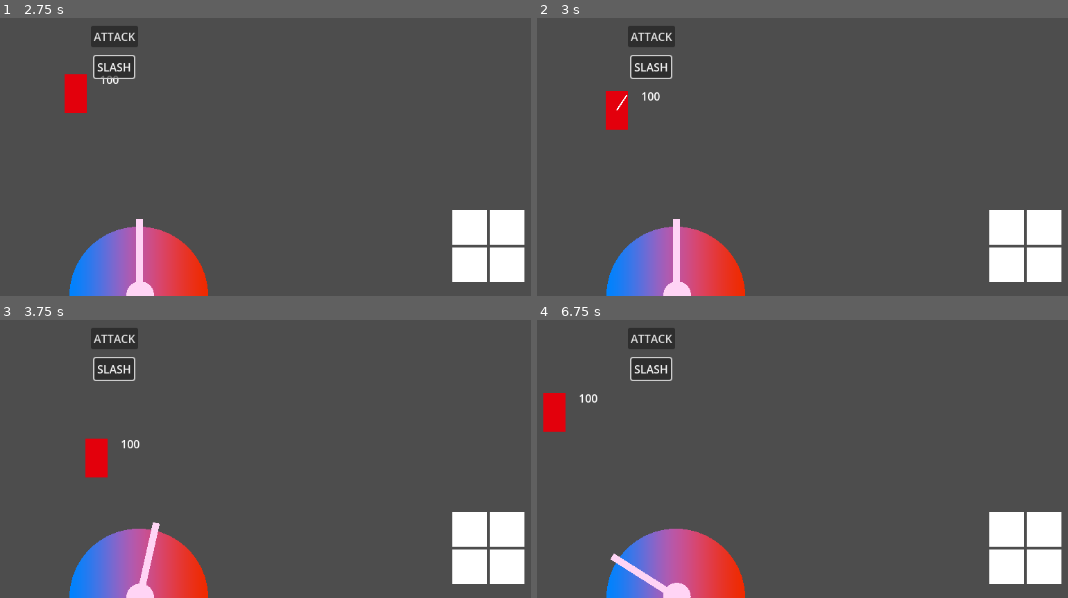
Above: before the commit, frames 1-4 (two rows, left to right).
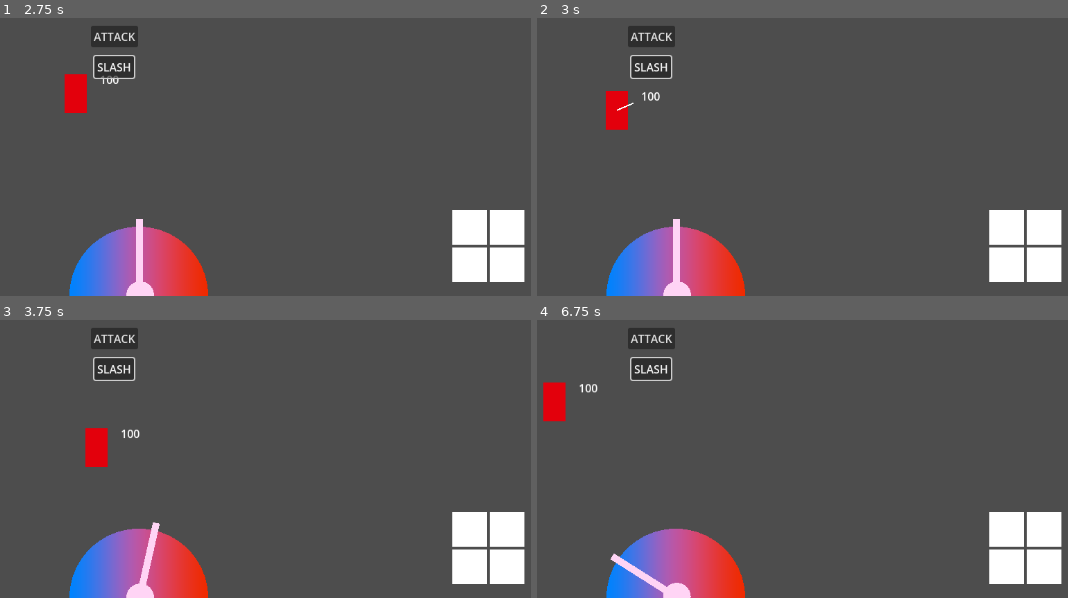
Above: after the commit, the same moments.

Repository: sstrac/androillusion
Game: Godot game, scene res://test.tscn
Two runs of this game, one before a commit and one after it. Both use one fixed random seed, a clock stepped at 60 frames per second and the inputs below.
Inputs (mouse positions are in pixels of both pictures, inside the frame that each line leads up to):
- Up to frame 1 (2.75 s): click "ATTACK" at 0.5 s; click "SLASH" at 1.25 s; tap Enter at 2 s; move the mouse to (313, 48) at 2.02 s; press the mouse at (313, 48) at 2.03 s; hold D (right) from 2.03 s (still down)
- Up to frame 2 (3 s): move the mouse to (outside the picture) at 2.77 s; release D (right) at 2.78 s; release the mouse at (outside the picture) at 2.78 s; hold S (down) from 2.78 s (still down); click (outside the picture) at 2.85 s
- Up to frame 3 (3.75 s): move the mouse to (outside the picture) at 3.52 s; release S (down) at 3.53 s; press the mouse at (outside the picture) at 3.53 s; hold D (right) from 3.53 s (still down); right-click (outside the picture) at 3.6 s
- Up to frame 4 (6.75 s): move the mouse to (637, 464) at 4.27 s; release D (right) at 4.28 s; release the mouse at (637, 464) at 4.28 s; hold W (up) 4.28-5.03 s; click (637, 464) at 4.35 s; move the mouse to (914, 439) at 5.02 s; press the mouse at (914, 439) at 5.03 s; hold A (left) 5.03-6.53 s; move the mouse to (outside the picture) at 5.77 s; release the mouse at (outside the picture) at 5.78 s; right-click (outside the picture) at 5.85 s; click (outside the picture) at 6.05 s; move the mouse to (717, 372) at 6.52 s; press the mouse at (717, 372) at 6.53 s; hold S (down) from 6.53 s (still down)

Frame 1 is identical in both runs. In frame 2, less than 0.1% of the frame differs, in the area x 14-19%, y 27-34%; in frame 3, 0.5%; in frame 4, 0.5%, in the area x 1-12%, y 22-41%.
Error in both runs: Attempt to call function 'attack' in base 'null instance' on a null instance. (res://test.gd:8)

Commit message:
componentise jump combo

Diff:
--- a/character/character.gd
+++ b/character/character.gd
@@ -3,9 +3,7 @@
 class_name Character
 
 const SWORD_SCENE = preload("res://sword/sword.tscn")
-const SLASH1_SCENE = preload("res://sword/slash/slash_down.tscn")
-const SLASH2_SCENE = preload("res://sword/slash/slash_up.tscn")
-const COMBO_ORDERED = [SLASH1_SCENE, SLASH2_SCENE]
+const JUMP_COMBO_SCENE = preload("res://player/jump_combo.tscn")
 
 @onready var label = get_node('Label')
 @onready var anim = get_node("AnimationPlayer")
@@ -15,12 +13,14 @@
 
 @export var movement_comp: Node
 
-var curr_slash_i = -1
+var jump_combo
 
 # Called when the node enters the scene tree for the first time.
 func _ready() -> void:
 	label.text = '%d' % health_comp.health
 	health_comp.health_changed.connect(_on_health_changed)
+	jump_combo = JUMP_COMBO_SCENE.instantiate()
+	jump_combo.movement_comp = movement_comp
 
 
 func _on_health_changed(change):
@@ -37,7 +37,7 @@
 
 
 ### Used only by state ###
-func follow(pos, delta, speed=100):
+func go_to(pos, delta, speed=100):
 	global_position = global_position.move_toward(pos, delta * speed)
 	move_and_slide()
 
@@ -45,15 +45,6 @@
 func spawn_sword():
 	var sword: Node2D = SWORD_SCENE.instantiate()
 	sword.avoid_hitbox = hitbox_comp
-
-	var slash_scene = COMBO_ORDERED[curr_slash_i + 1]
-
-	var sword_movement = slash_scene.instantiate()
-	sword_movement.sword = sword
-	sword.add_child(sword_movement)
+	jump_combo.sword = sword
+	jump_combo.progress()
 	add_child(sword)
-
-	if curr_slash_i + 1 == COMBO_ORDERED.size() - 1:
-		curr_slash_i = -1
-	else:
-		curr_slash_i += 1
--- a/movement_component/movement/approach.gd
+++ b/movement_component/movement/approach.gd
@@ -10,4 +10,4 @@
 
 
 func process(character, delta):
-	character.follow(target.global_position, delta)
+	character.go_to(target.global_position, delta)
--- a/movement_component/movement/idle.gd
+++ b/movement_component/movement/idle.gd
@@ -16,7 +16,7 @@
 
 
 func process(character, delta):
-	character.follow(idle_point, delta)
+	character.go_to(idle_point, delta)
 
 
 func approach(character, target: Node2D):
--- /dev/null
+++ b/player/jump_combo.gd
@@ -0,0 +1,26 @@
+extends Node
+
+const SLASH1_SCENE = preload("res://sword/slash/slash_down.tscn")
+const SLASH2_SCENE = preload("res://sword/slash/slash_up.tscn")
+const ORDERED_SLASHES = [SLASH2_SCENE, SLASH1_SCENE, SLASH2_SCENE, SLASH1_SCENE]
+const JUMP_UP_SLASH_COMBO_I = 2
+
+@export var movement_comp: Node
+var sword: Node2D
+
+var curr_slash_i = -1
+
+func progress():
+	curr_slash_i += 1
+
+	if curr_slash_i == ORDERED_SLASHES.size():
+		curr_slash_i = 0
+
+	if curr_slash_i == JUMP_UP_SLASH_COMBO_I:
+		movement_comp.jump()
+
+	var slash_scene = ORDERED_SLASHES[curr_slash_i]
+
+	var slash = slash_scene.instantiate()
+	slash.sword = sword
+	sword.add_child(slash)
--- /dev/null
+++ b/player/jump_combo.tscn
@@ -0,0 +1,6 @@
+[gd_scene load_steps=2 format=3 uid="uid://dofb14x11ank7"]
+
+[ext_resource type="Script" path="res://player/jump_combo.gd" id="1_v5uif"]
+
+[node name="JumpCombo" type="Node"]
+script = ExtResource("1_v5uif")
--- /dev/null
+++ b/player/player_movement/player_jump.gd
@@ -0,0 +1,22 @@
+extends PlayerControl
+
+class_name PlayerJump
+
+const JUMP_SPEED = 20
+const DISTANCE = 200
+const EPSILON = 0.01
+
+var theta = 0
+
+
+func physics_process(character, delta):
+	var v_dir = Input.get_axis("up", "down")
+	var h_dir = Input.get_axis("left", "right")
+	character.global_position += Vector2(h_dir, v_dir) * SPEED
+
+	theta += delta
+	character.velocity.y = -DISTANCE * sin(JUMP_SPEED * theta) + 1
+	character.move_and_slide()
+
+	if abs(theta - 2 * PI/JUMP_SPEED) < EPSILON:
+		character.movement_comp.state = PlayerControl.new()
--- a/player/player_movement/player_movement_component.gd
+++ b/player/player_movement/player_movement_component.gd
@@ -3,3 +3,7 @@
 
 func _ready():
 	state = PlayerControl.new()
+
+
+func jump():
+	state = PlayerJump.new()
--- a/test.tscn
+++ b/test.tscn
@@ -1,8 +1,7 @@
-[gd_scene load_steps=5 format=3 uid="uid://bldu7sa3wijxp"]
+[gd_scene load_steps=4 format=3 uid="uid://bldu7sa3wijxp"]
 
 [ext_resource type="Script" path="res://test.gd" id="1_tr6al"]
 [ext_resource type="PackedScene" uid="uid://b13i8r5vn7lw6" path="res://player/player.tscn" id="2_axa4b"]
-[ext_resource type="PackedScene" uid="uid://iu2di7i1ildc" path="res://android/android.tscn" id="3_a6rms"]
 [ext_resource type="PackedScene" uid="uid://mr5cdwyniife" path="res://UI.tscn" id="3_dqbsn"]
 
 [node name="test" type="Control"]
@@ -42,8 +41,5 @@
 [node name="Marker2D" type="Marker2D" parent="."]
 position = Vector2(606, 389)
 
-[node name="Android" parent="." instance=ExtResource("3_a6rms")]
-position = Vector2(577, 387)
-
 [connection signal="pressed" from="Button" to="." method="_on_button_pressed"]
 [connection signal="pressed" from="Button2" to="." method="_on_button_2_pressed"]
Empty file added: player/combo.gd
